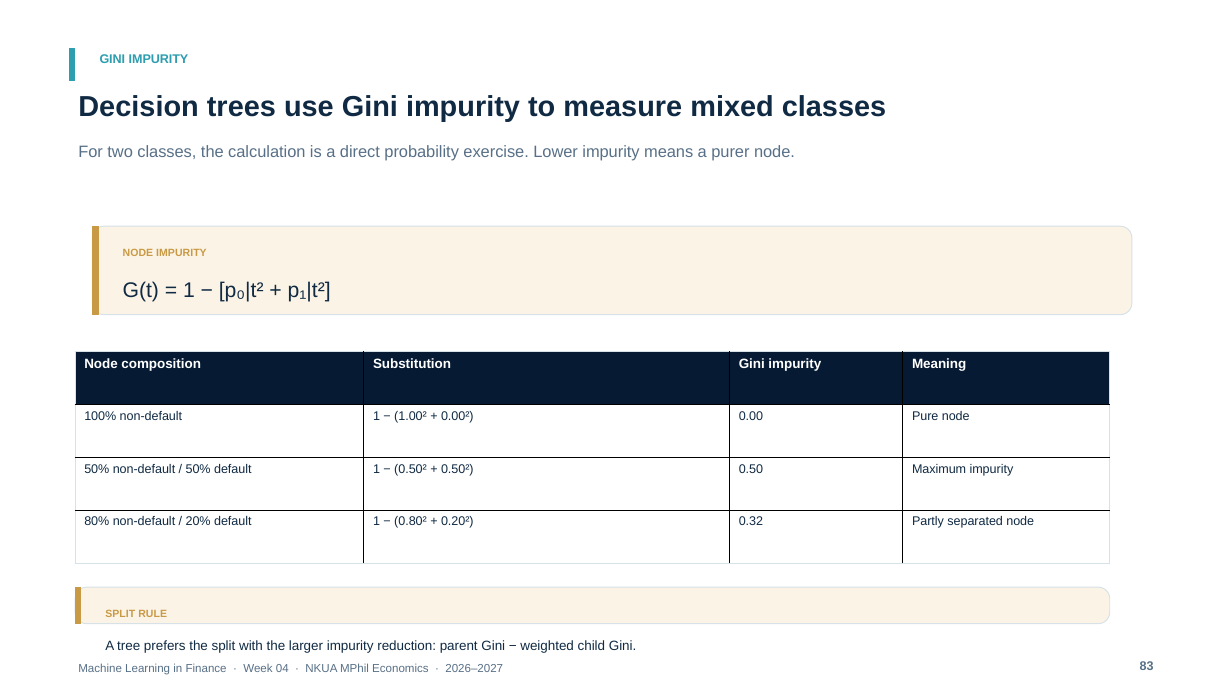
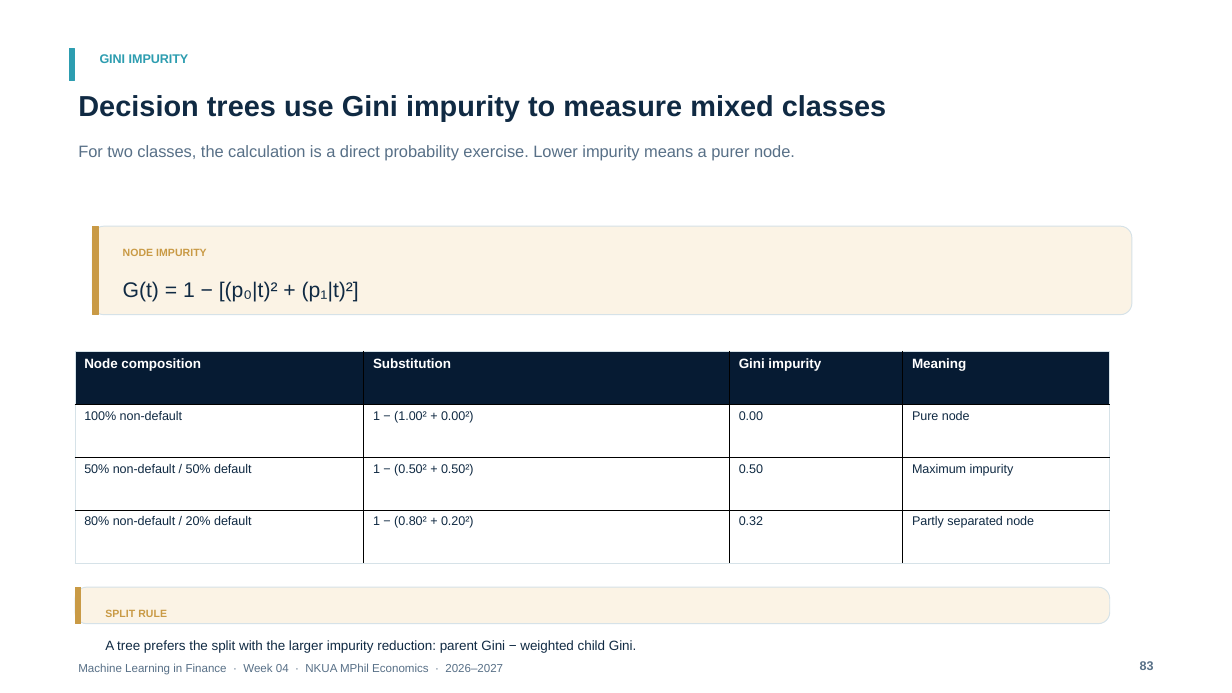
Before and after one commit to fkottas/Teaching-Courses, a slide deck: slide 83 of Machine Learning in Finance/2026-2027/lectures/week-04/slides/Lecture_04_Feature_Engineering_for_Financial_Data_2026-2027.pptx. Drawn at 1232x693 pixels with LibreOffice and Linux fonts; fonts in the diff are those of the drawing. Boxes give left, top, right and bottom in pixels: in the first picture for what was removed or moved away, otherwise in the second. Text is boxed around its words. In the diff, an @@ line names an element or a change of style, - is before the commit and + after.

Commit message:
Correct Gini notation and publish final editable Week 4 deck

```diff
--- a/Machine Learning in Finance/2026-2027/lectures/week-04/slides/Lecture_04_Feature_Engineering_for_Financial_Data_2026-2027.pptx
+++ b/Machine Learning in Finance/2026-2027/lectures/week-04/slides/Lecture_04_Feature_Engineering_for_Financial_Data_2026-2027.pptx
@@ text at (x1=123, y1=281, x2=359, y2=302): text changed @@
-G(t) = 1 − [p₀|t² + p₁|t²]
+G(t) = 1 − [(p₀|t)² + (p₁|t)²]
```
Also in this commit, not shown: 1 other file.
